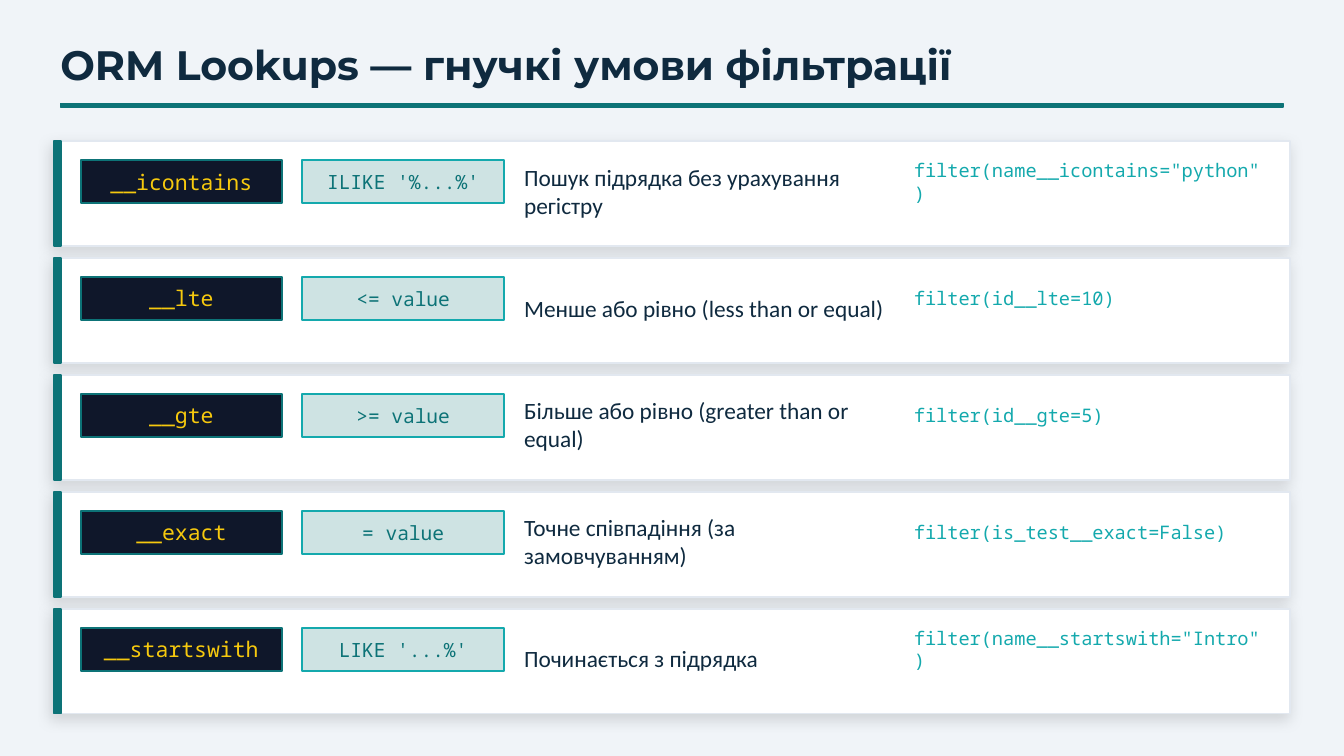
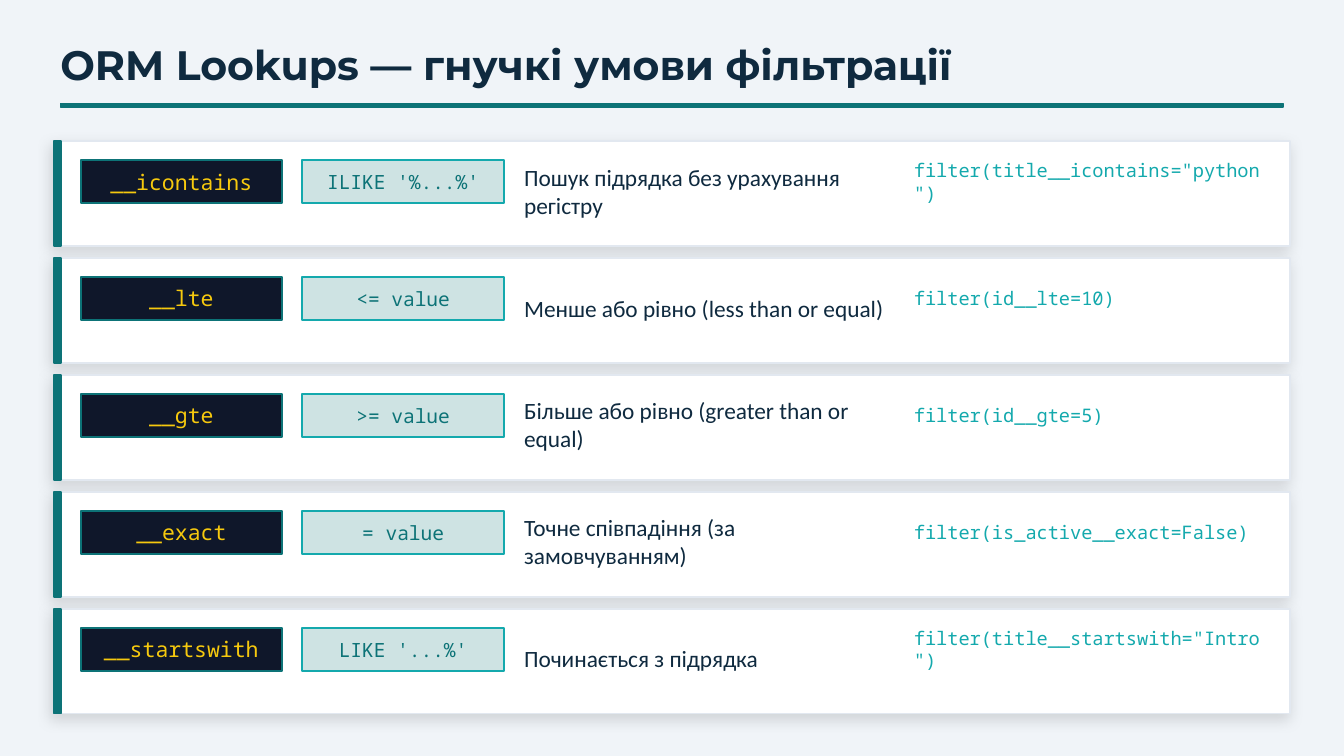
Before and after one commit to dmitriy-shtefan/python-back-2026, a slide deck: slide 8 of заняття_11/django_orm_lesson.pptx. Drawn at 1344x756 pixels with LibreOffice and Linux fonts; fonts in the diff are those of the drawing. Boxes give left, top, right and bottom in pixels: in the first picture for what was removed or moved away, otherwise in the second. Text is boxed around its words. In the diff, an @@ line names an element or a change of style, - is before the commit and + after.

```diff
--- a/заняття_11/django_orm_lesson.pptx
+++ b/заняття_11/django_orm_lesson.pptx
@@ text at (914, 162, 1260, 182): text changed @@
-filter(name__icontains="python")
+filter(title__icontains="python")
@@ text at (914, 524, 1249, 542): text changed @@
-filter(is_test__exact=False)
+filter(is_active__exact=False)
@@ text at (914, 630, 1260, 648): text changed @@
-filter(name__startswith="Intro")
+filter(title__startswith="Intro")
```
Also in this commit, not shown: 8 other slides changed, 18 other files.
